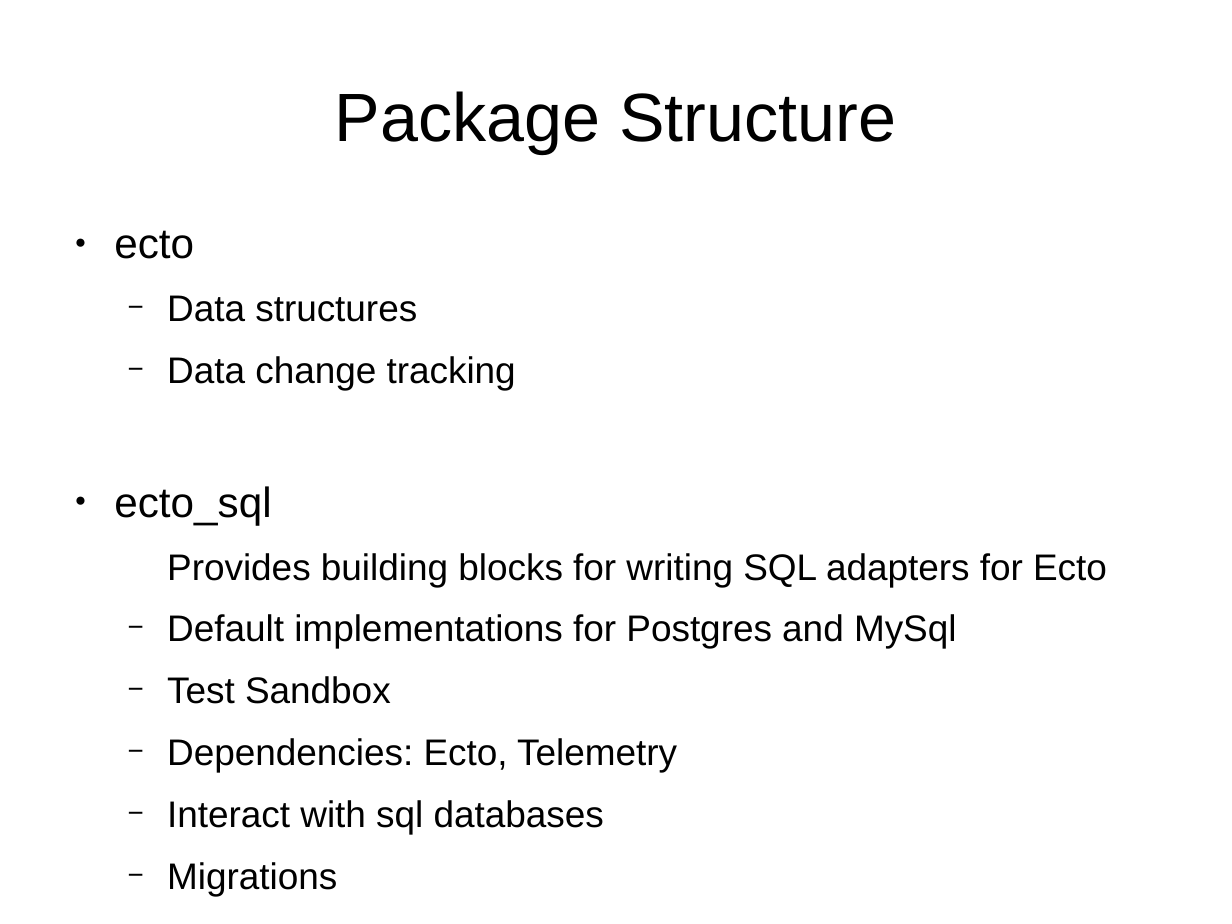
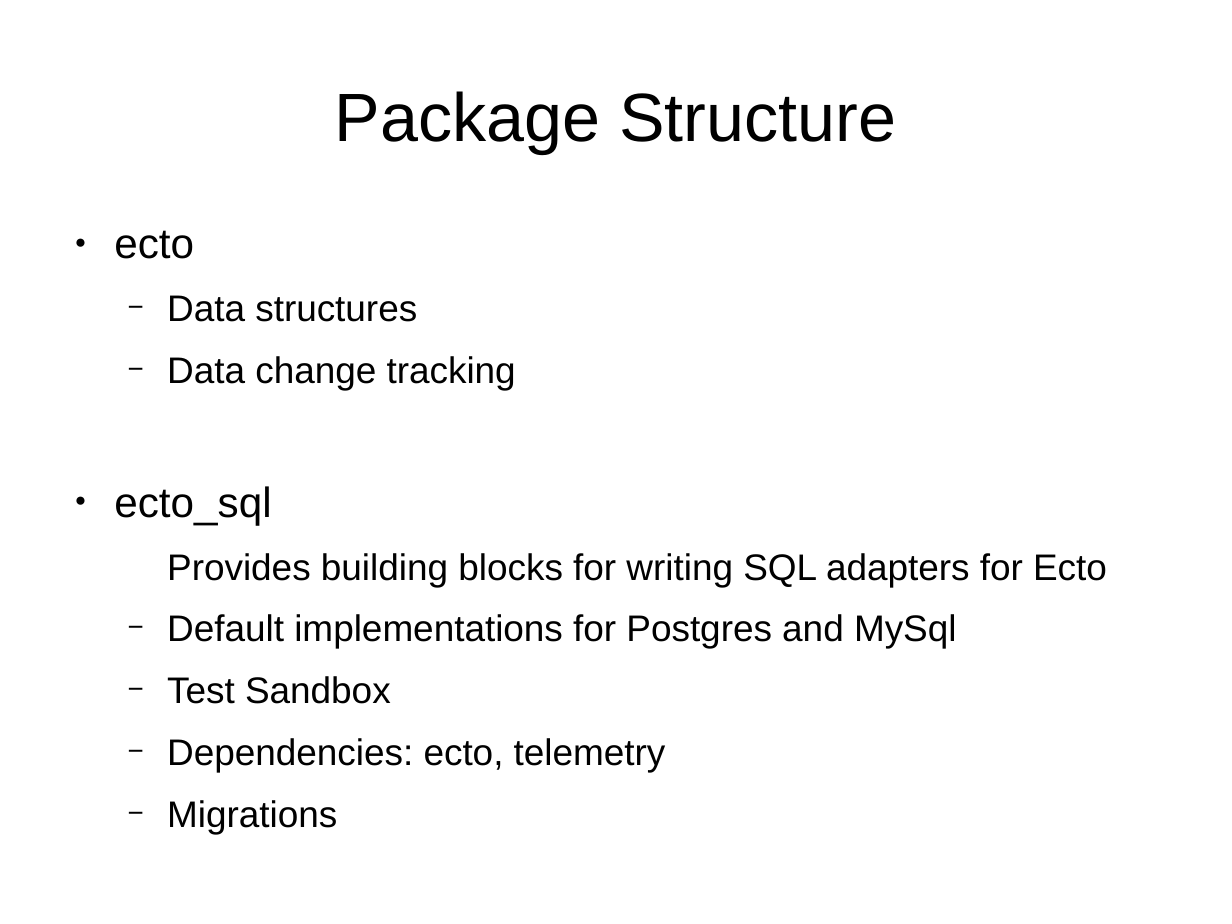
Before and after one commit to ramortegui/talks, a slide deck: slide 12 of odps/ecto.odp (slide 8 before the commit). Drawn at 1232x924 pixels with LibreOffice and Linux fonts; fonts in the diff are those of the drawing. Boxes give left, top, right and bottom in pixels: in the first picture for what was removed or moved away, otherwise in the second. Text is boxed around its words. In the diff, an @@ line names an element or a change of style, - is before the commit and + after.

```diff
--- a/odps/ecto.odp
+++ b/odps/ecto.odp
@@ text at (x1=167, y1=738, x2=666, y2=772): text changed @@
-  − Dependencies: Ecto, Telemetry
-  − Interact with sql databases
+  − Dependencies: ecto, telemetry
```
Also in this commit, not shown: 4 other slides changed, 5 slides added.
